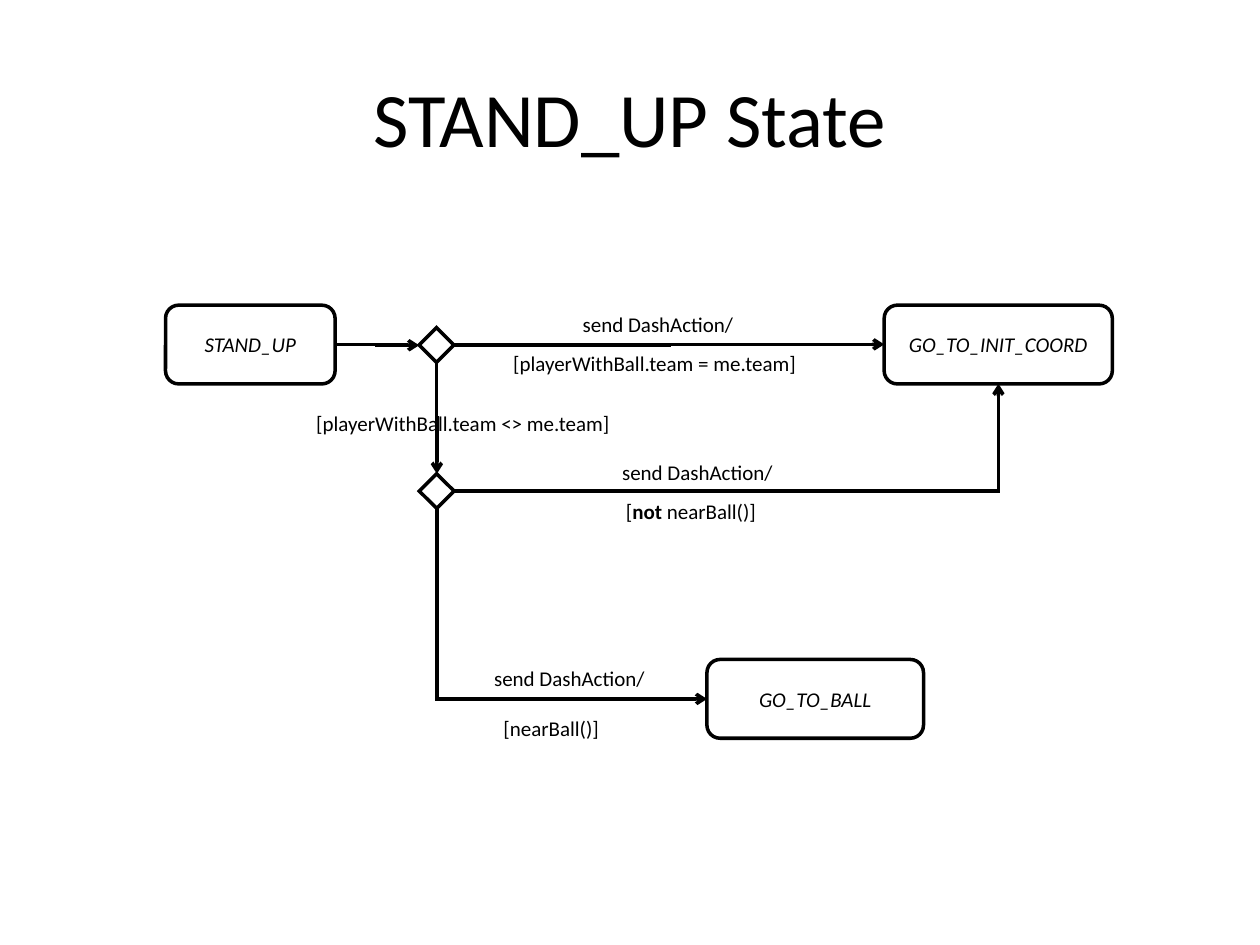
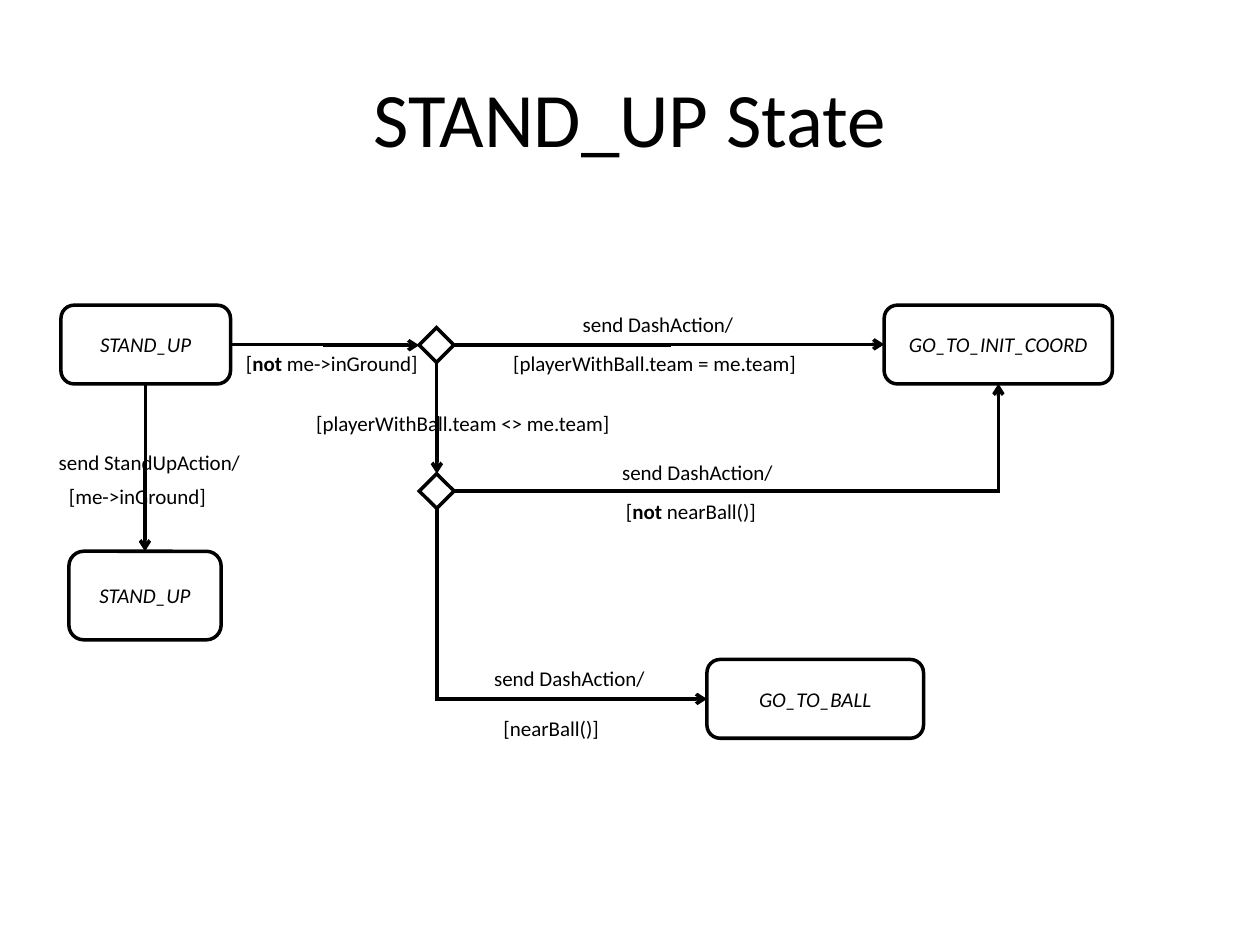
Before and after one commit to krishprince/rollerslam, a slide deck: slide 6 of docs/AgentActionsPerceptions/PlayerStrategyStateMachine.ppt. Drawn at 1260x945 pixels with LibreOffice and Linux fonts; fonts in the diff are those of the drawing. Boxes give left, top, right and bottom in pixels: in the first picture for what was removed or moved away, otherwise in the second. Text is boxed around its words. In the diff, an @@ line names an element or a change of style, - is before the commit and + after.

```diff
--- a/docs/AgentActionsPerceptions/PlayerStrategyStateMachine.ppt
+++ b/docs/AgentActionsPerceptions/PlayerStrategyStateMachine.ppt
@@ rounded rectangle "STAND_UP": place and size @@
-rounded rectangle "STAND_UP" at [165,305,335,383]
+rounded rectangle "STAND_UP" at [60,305,231,383]
@@ elbow arrow moved from (335, 344) - (420, 345) to (231, 344) - (420, 345) @@
@@ text added at [246,356,418,374], 12 pt, text #000000 @@
+[not me->inGround]
@@ elbow arrow added from (146, 384) to (145, 552), #000000 2.01 pt @@
@@ text added at [59,452,240,476], 12 pt, text #000000 @@
+send StandUpAction/
@@ text added at [69,487,206,511], 12 pt, text #000000 @@
+[me->inGround]
@@ rounded rectangle added at [69,552,222,640], fill #FFFFFF, outline #000000 2.01 pt, 12 pt, text #000000, italic @@
+STAND_UP
```
Also in this commit, not shown: 3 other slides changed.
